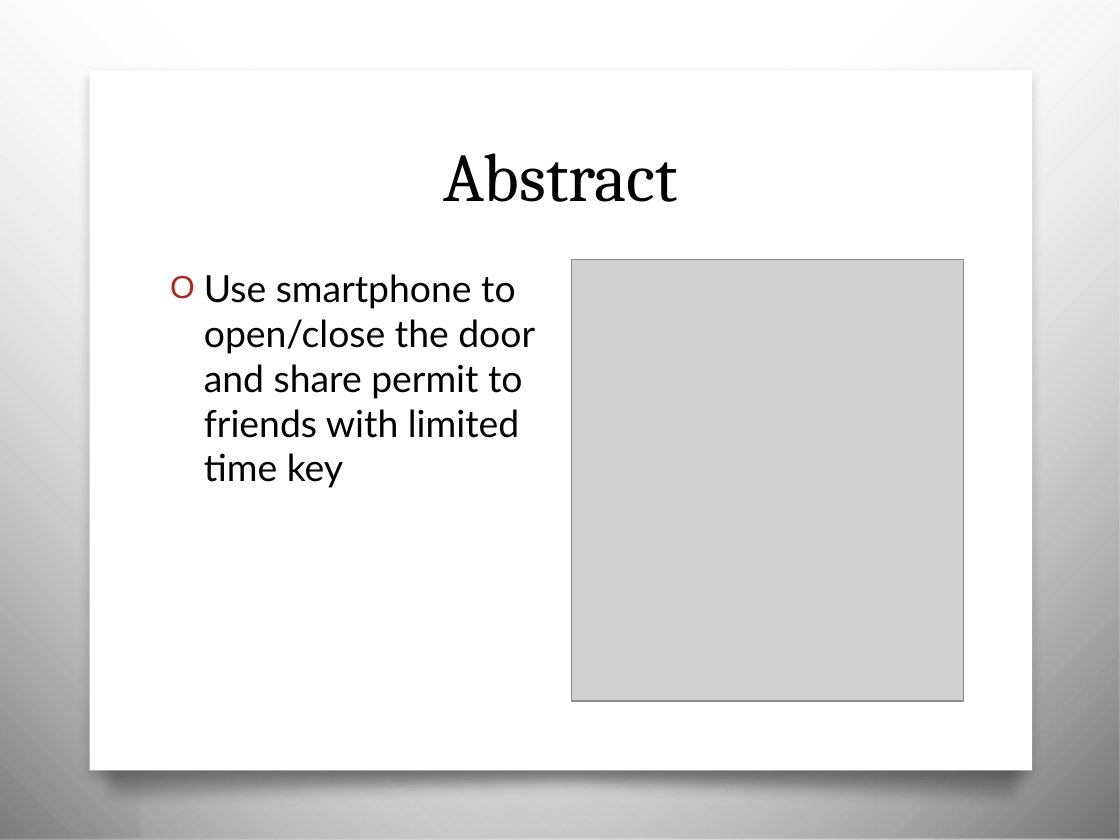
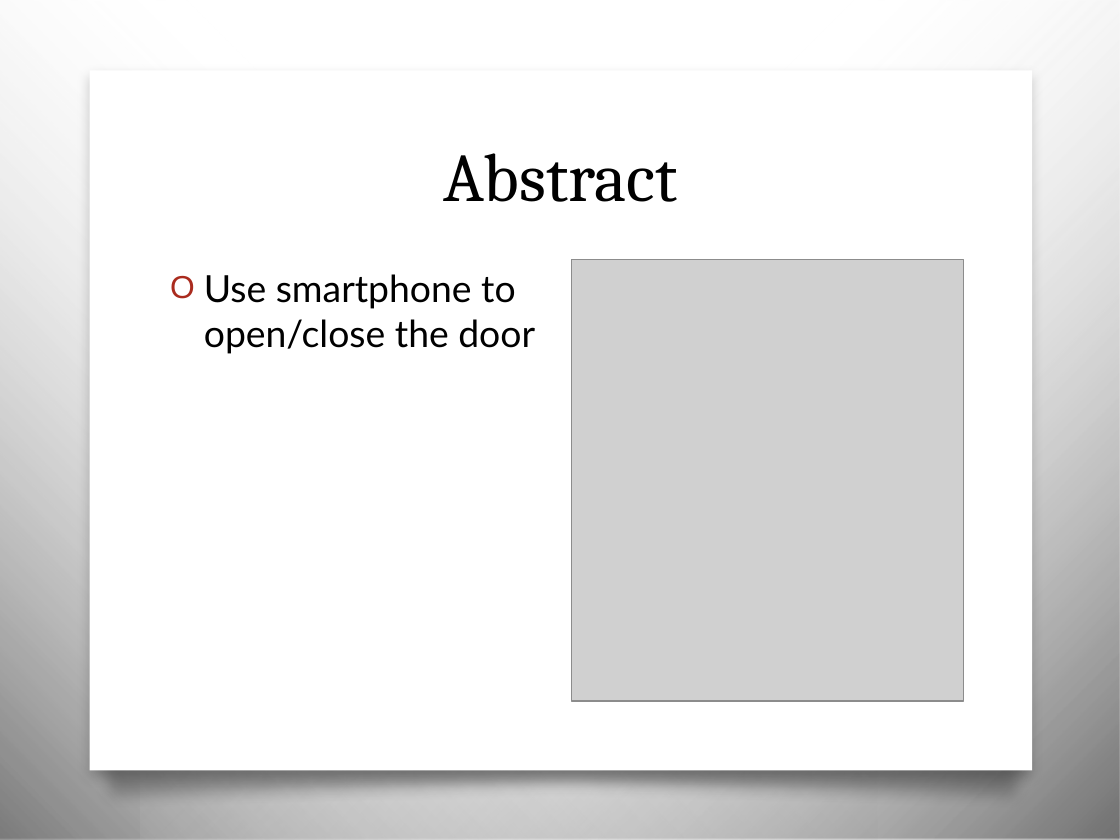
Before and after one commit to foretell412/term2012, a slide deck: slide 2 of Presentation1.pptx. Drawn at 1120x840 pixels with LibreOffice and Linux fonts; fonts in the diff are those of the drawing; grey boxes stand for pictures; background and template pictures are left out. Boxes give left, top, right and bottom in pixels: in the first picture for what was removed or moved away, otherwise in the second. Text is boxed around its words. In the diff, an @@ line names an element or a change of style, - is before the commit and + after.

```diff
--- a/Presentation1.pptx
+++ b/Presentation1.pptx
@@ text at box(204, 274, 535, 354): text changed @@
-O Use smartphone to open/close the door and share permit to friends with limited time key
+O Use smartphone to open/close the door
```
Also in this commit, not shown: 5 other slides changed, 1 slide added.
